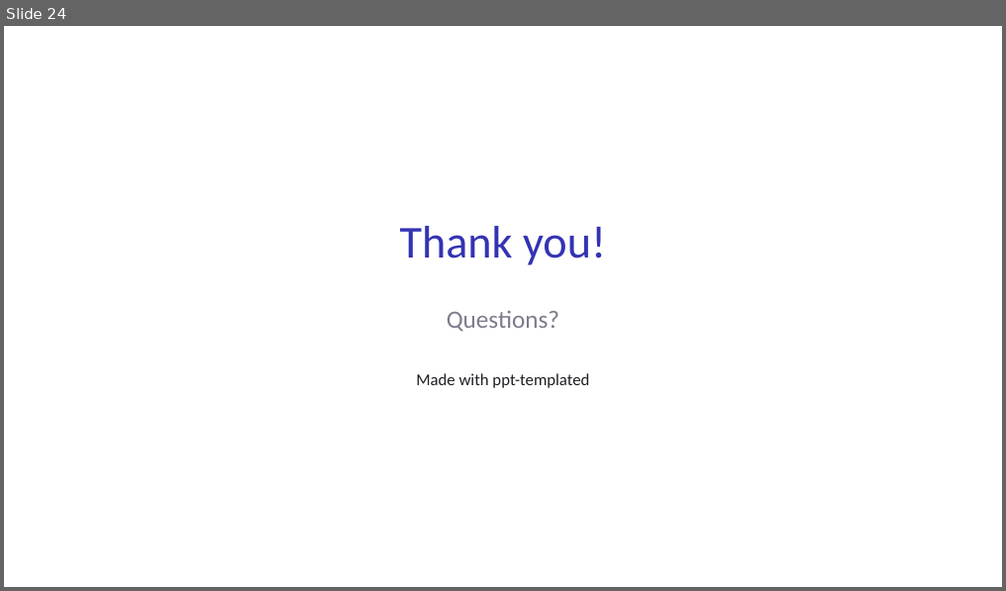
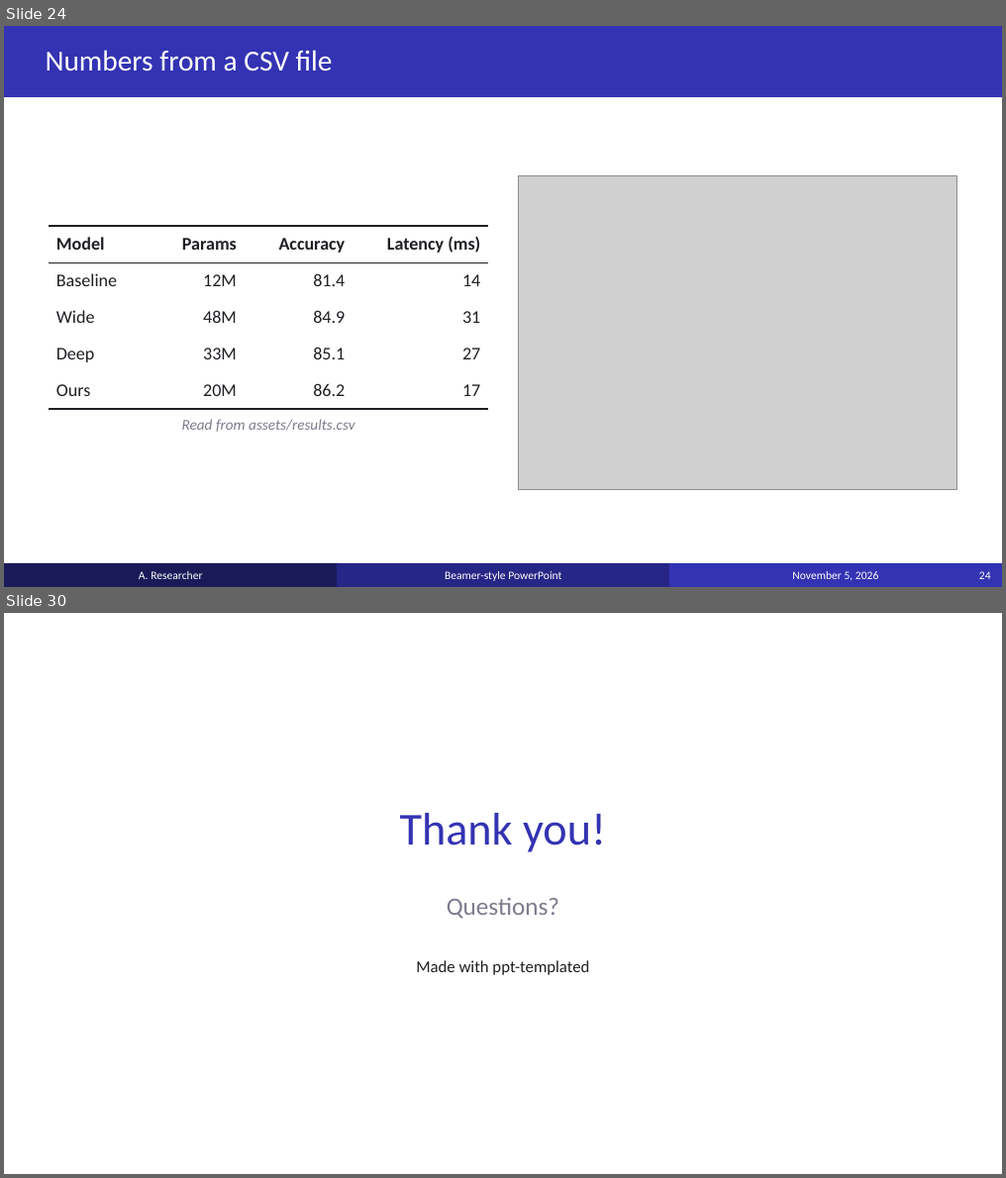
Before and after one commit to anoted/ppt-templated, a slide deck: examples/example_deck.pptx. Shown one above the other, each under a label of ours: slide 24 before the commit, slides 24 and 30 after it; the slides between them are not shown. The pictures are 1006x591 and 1006x1178 pixels, drawn with LibreOffice and Linux fonts; fonts in the diff are those of the drawing; grey boxes stand for pictures. Boxes give left, top, right and bottom in pixels: in the first picture for what was removed or moved away, otherwise in the second. Text is boxed around its words. In the diff, an @@ line names an element or a change of style, - is before the commit and + after.

```diff
--- a/examples/example_deck.pptx
+++ b/examples/example_deck.pptx
@@ slide 24 added at <box>4,26,1002,587</box>, background #FFFFFF @@
@@ rectangle added at <box>4,26,1002,97</box>, fill #3333B3 @@
@@ title added at <box>46,50,333,71</box>, 28 pt, text #FFFFFF @@
+Numbers from a CSV file
@@ picture added at <box>519,175,957,490</box> @@
@@ table added at <box>49,227,488,410</box>, 5 rows, 4 columns @@
+Model | Params | Accuracy | Latency (ms)
+Baseline | 12M | 81.4 | 14
+Wide | 48M | 84.9 | 31
+Deep | 33M | 85.1 | 27
+Ours | 20M | 86.2 | 17
@@ text added at <box>182,419,354,432</box>, 14.5 pt, text #7C7C8E, italic @@
+Read from assets/results.csv
@@ rectangle added at <box>4,564,338,587</box>, fill #1A1A59, 11 pt, text #FFFFFF @@
+A. Researcher
@@ rectangle added at <box>337,564,669,587</box>, fill #262686, 11 pt, text #FFFFFF @@
+Beamer-style PowerPoint
@@ rectangle added at <box>669,564,1002,587</box>, fill #3333B3, 11 pt, text #FFFFFF @@
+November 5, 2026
@@ page number added at <box>979,571,991,579</box>, 11 pt, text #FFFFFF @@
+24
@@ what was slide 24 is now slide 30 @@
```
Also in this commit, not shown: 23 slides changed, 5 other slides added, 34 other files.
